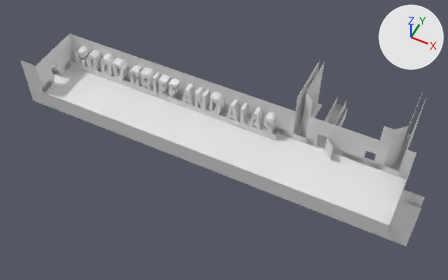
The Blender file source/blend files/room/unmp/gg_aa_final.blend as it was, and as the next commit left it.
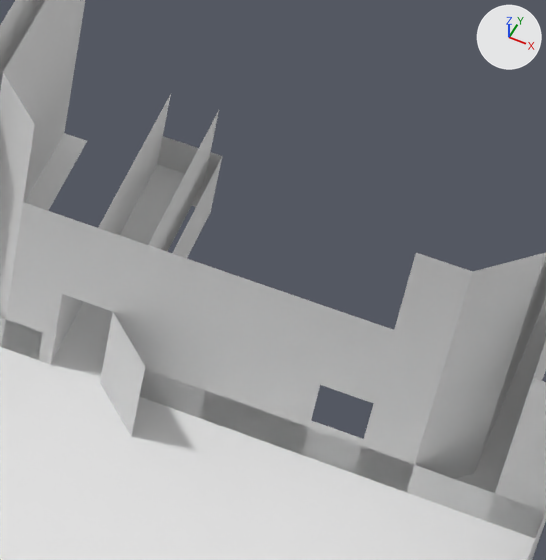
There are two pictures of each version: one whole from a 50 mm camera at (41.31, -37.83, 47.53) aimed at (22.06, 0.67, -0.59), one close up on the part from 68% to 91% of the width and 28% to 66% of the height. The axes (+X, +Y, +Z) are drawn at upper right. The lights are the same throughout.
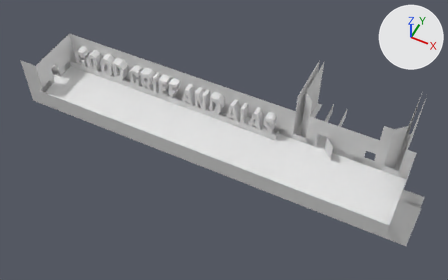
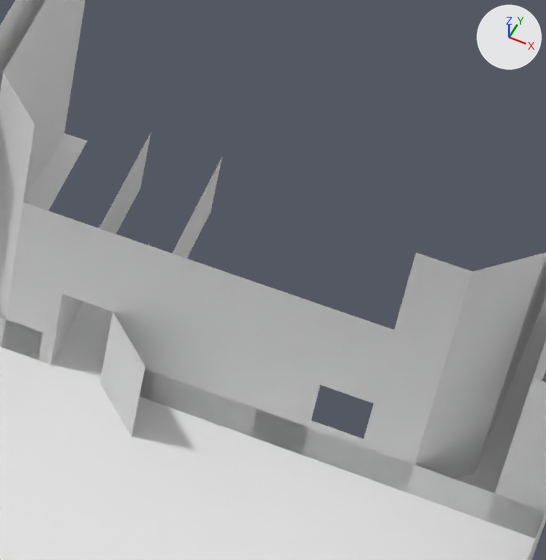
Where the change shows, as pixel boxes (x1, y1, x2, y2) in the close-ups (546 x 560 px):
'Cube', reshaped
    before: (0, 136, 545, 559)
    after: (0, 133, 545, 559)
part 1 of me_cube, deleted
    before: (158, 136, 222, 207)
part 2 of me_plane, deleted
    before: (99, 94, 219, 252)

Edits to the bpy script that builds the scene:
```text
Change me_cube:
    where me_cube.from_pydata(...)  # 36 vertices, 16 faces; spans x -1.0..42.5, y -3.0..9.5, z -0.8..0.8
    used by ob_cube; location = (0.0, 0.0, 0.0)
    verts and faces of me_cube; kept vertices keep their numbers, new ones are numbered from 36
    before: 18 (30.8, 9.5, -0.8), 19 (30.8, 9.5, 0.8) at pixel (150, 132), 20 (32.2, 9.5, -0.8) at pixel (210, 211), 21 (32.2, 9.5, 0.8) at pixel (222, 156)
    me_cube part 1
    add delete_faces([(18, 20, 21, 19)])
Change me_plane:
    used by ob_plane; location = (0.0, 0.0, 0.0); scale = (0.5, 0.5, 0.5)
    remove me_plane.from_pydata(...)  # 1351 vertices, 1062 faces; spans x -1.0..85.0, y -5.0..19.0, z -4.0..12.0
    add me_plane.from_pydata(...)  # 1327 vertices, 1042 faces; spans x -1.0..85.0, y -5.0..19.0, z -4.0..12.0
    me_plane part 2
    24 vertices are removed from x 62.0..64.0, y 13.0..19.0, z 0.0..4.0
    20 faces are deleted
```
